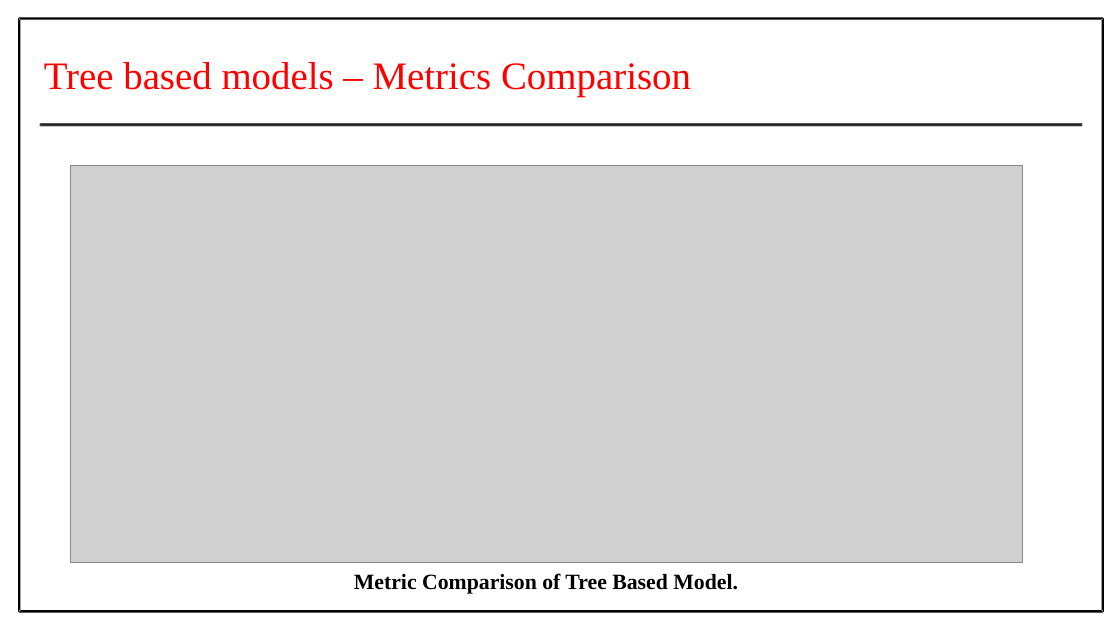
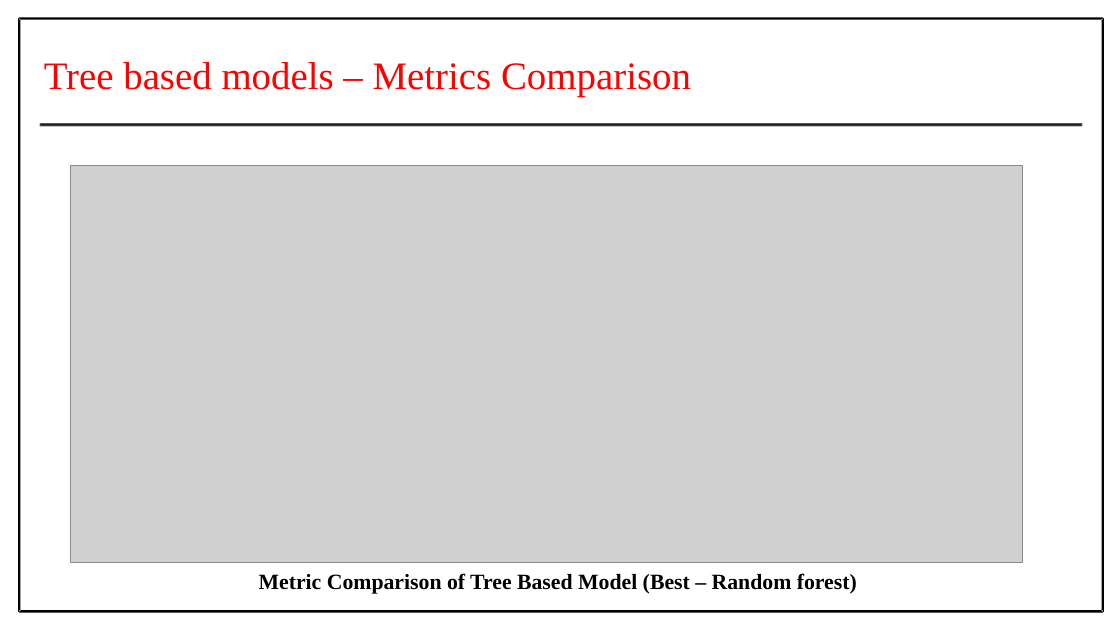
Before and after one commit to Prithiv-vijai/5g_MEC, a slide deck: slide 31 of Batch_4 IT-G2 review 1.pptx. Drawn at 1120x630 pixels with LibreOffice and Linux fonts; fonts in the diff are those of the drawing; grey boxes stand for pictures. Boxes give left, top, right and bottom in pixels: in the first picture for what was removed or moved away, otherwise in the second. Text is boxed around its words. In the diff, an @@ line names an element or a change of style, - is before the commit and + after.

```diff
--- a/Batch_4 IT-G2 review 1.pptx
+++ b/Batch_4 IT-G2 review 1.pptx
@@ text at box(259, 573, 857, 594): text changed @@
-Metric Comparison of Tree Based Model.
+Metric Comparison of Tree Based Model (Best – Random forest)
```
Also in this commit, not shown: 4 other slides changed.
